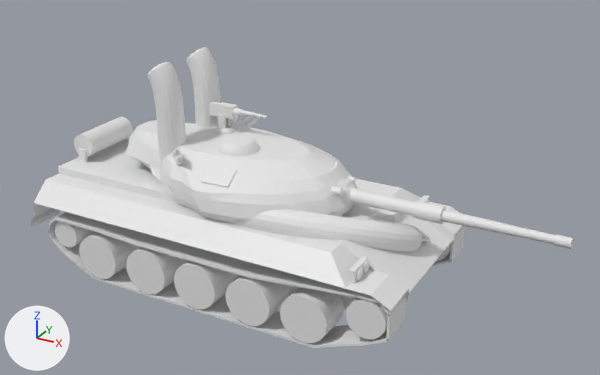
Before and after pictures for a commit that changed the Blender file Assets/Prefab/Player/Stb1.blend.
One viewpoint serves both versions: a 50 mm camera at (7.86, -11.25, 7.56) aimed at (1.61, 0.11, 1.88). The lights are fixed; the arrows at lower left show +X, +Y and +Z.

In view in the first picture: 'antennaLeft', 'antennaRight', 'cable', 'canon', 'gatlingGun', 'hull', 'lightsFront', 'skirt', 'tankTrack ', 'turret', 'wheel'.
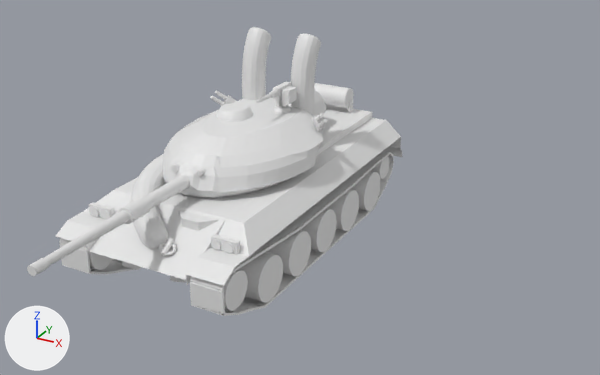
Where the newer file only moved an object's origin or applied its transform, the numbers keep the older frame.

Boxes [x1, y1, x2, y2] around the edits, measured in the pictures (600 x 375 px):
'skirt', moved, turned: before [31, 174, 462, 311]; after [55, 118, 402, 286]
'turret', reshaped (29% narrower): before [126, 112, 358, 223]; after [163, 90, 327, 198]
'wheel', moved, turned: before [55, 221, 451, 343]; after [89, 156, 389, 311]
'hull', moved, turned: before [58, 117, 453, 309]; after [86, 83, 372, 282]
'tankTrack ', moved, turned: before [48, 212, 465, 348]; after [59, 151, 394, 316]
'cable', moved, turned: before [228, 209, 423, 252]; after [131, 154, 168, 249]
'canon', reshaped (27% narrower, 66% taller): before [350, 188, 573, 249]; after [27, 174, 190, 276]
'antennaRight', moved, turned: before [147, 62, 186, 161]; after [242, 27, 271, 100]
'antennaLeft', moved, turned: before [186, 47, 221, 128]; after [290, 33, 321, 116]
'gatlingGun', reshaped (30% narrower): before [209, 102, 268, 129]; after [256, 81, 297, 108]
'lightsFront', moved, turned: before [348, 195, 430, 283]; after [89, 202, 240, 254]

The change, as a list of edits to the scene's bpy script:
```text
Change me_mesh_001:
    where me_mesh_001.from_pydata(...)  # 13 vertices, 0 faces, 12 loose edges; spans x 0.39..3.76, y -1.07..0.26, z -1.1..-0.67
    me_mesh_001 part 1: the whole mesh is moved by (-2.05, 0.76, 0.76)
Change me_cube_002:
    where me_cube_002.from_pydata(...)  # 2231 vertices, 1184 faces; spans x -36.8..28.9, y -15.5..15.4, z -17.5..19.7
    used by ob_hull; location = (0.38, -0.02, 1.15); rotation_euler = (0.0, 1.08, 0.0), in degrees (0, 62, 0); scale = (0.0664, 0.0664, 0.164)
    me_cube_002 part 2: the whole mesh is moved by (25.0, -0.4, 14.9)
Change me_cylinder_006:
    where me_cylinder_006.from_pydata(...)  # 448 vertices, 238 faces; spans x -1.0..24.2, y -2.6..1.5, z -1.3..1.3
    used by ob_wheel; location = (-2.19, 1.34, 0.84); rotation_euler = (1.571, 0.0, 0.0), in degrees (90, 0, 0); scale = (0.257, 0.257, 0.257)
    me_cylinder_006 part 3: the whole mesh is moved by (-11.1, 0.7, 0.0)
Change me_plane_003:
    where me_plane_003.from_pydata(...)  # 92 vertices, 90 faces; spans x -32.5..1.8, y -1.0..1.0, z -3.8..0.0
    used by ob_tanktrack; location = (3.72, 1.34, 1.28); scale = (0.193, 0.304, 0.304)
    me_plane_003 part 4: the whole mesh is moved by (12.3, 0.0, 1.6)
Change me_plane_002:
    where me_plane_002.from_pydata(...)  # 34 vertices, 21 faces; spans x -17.1..3.5, y -0.9..1.1, z -2.5..0.0
    used by ob_skirt; location = (2.91, 1.32, 1.69); scale = (0.341, 0.341, 0.341)
    me_plane_002 part 5: the whole mesh is moved by (8.0, 0.0, 1.4)
Change me_cylinder_012:
    where me_cylinder_012.from_pydata(...)  # 7069 vertices, 3584 faces, 5 loose edges; spans x -6.7..8.7, y -25.2..17.3, z -2.3..45.6
    used by ob_turret; location = (2.49, -0.28, 2.16); rotation_euler = (0.0, 1.571, 0.0), in degrees (0, 90, 0); scale = (-0.0668, -0.0668, -0.092)
    me_cylinder_012 part 6: the whole mesh is multiplied about its middle by the matrix ((1.0, 0.0, 0.0), (0.0, 0.0, -1.377), (0.0, 0.726, 0.0)), then moved by (0.0, -19.7, 6.3)
Change me_cylinder_010:
    where me_cylinder_010.from_pydata(...)  # 2032 vertices, 1028 faces; spans x -10.2..1.94, y -5.42..2.16, z -1.0..3.36
    used by ob_gatlinggun; location = (0.59, 0.33, 2.95); rotation_euler = (0.0, 1.571, 0.0), in degrees (0, 90, 0); scale = (-0.0422, -0.0422, -0.266)
    me_cylinder_010 part 7: the whole mesh is multiplied about its middle by the matrix ((1.0, 0.0, 0.0), (0.0, 0.0, -6.296), (0.0, 0.159, 0.0)), then moved by (0.0, -26.76, -0.24)
Change me_cylinder_002:
    where me_cylinder_002.from_pydata(...)  # 10000 vertices, 3006 faces; spans x -4.3..-0.1, y -6.0..-1.9, z -39.8..-0.3
    used by ob_canon; location = (2.49, -0.28, 2.16); rotation_euler = (0.0, 1.571, 0.0), in degrees (0, 90, 0); scale = (-0.0668, -0.0668, -0.092)
    me_cylinder_002 part 8: the whole mesh is multiplied about its middle by the matrix ((1.0, 0.0, 0.0), (0.0, 0.0, -1.377), (0.0, 0.726, 0.0)), then moved by (0.0, 37.7, 47.9)
Change ob_cable:
    ob_cable.location: (0.0, 0.0, 2.45) -> (-0.82, -0.25, 1.69)
    ob_cable.rotation_euler: (0.0, 0.0, 0.0) -> (0.0, 0.0, 4.712)  # degrees (0, 0, 0) -> degrees (0, 0, 270)
Change ob_lightsfront:
    ob_lightsfront.location: (3.4, 1.26, 1.46) -> (1.19, -1.63, 1.46)
    ob_lightsfront.rotation_euler: (0.0, 0.0, 0.0) -> (0.0, 0.0, 4.712)  # degrees (0, 0, 0) -> degrees (0, 0, 270)
Change ob_hull:
    ob_hull.location: (0.38, -0.02, 1.15) -> (-0.06, 4.35, 1.46)
    ob_hull.rotation_euler: (0.0, 1.08, 0.0) -> (0.0, 1.08, 4.712)  # degrees (0, 62, 0) -> degrees (0, 62, 270)
Change ob_wheel:
    ob_wheel.location: (-2.19, 1.34, 0.84) -> (1.28, 1.14, 0.67)
    ob_wheel.rotation_euler: (1.571, 0.0, 0.0) -> (1.571, 0.0, 4.712)  # degrees (90, 0, 0) -> degrees (90, 0, 270)
Change ob_tanktrack:
    ob_tanktrack.location: (3.72, 1.34, 1.28) -> (1.28, 0.46, 0.79)
    ob_tanktrack.rotation_euler: (0.0, 0.0, 0.0) -> (0.0, 0.0, 4.712)  # degrees (0, 0, 0) -> degrees (0, 0, 270)
Change ob_skirt:
    ob_skirt.location: (2.91, 1.32, 1.69) -> (1.25, 1.63, 1.22)
    ob_skirt.rotation_euler: (0.0, 0.0, 0.0) -> (0.0, 0.0, 4.712)  # degrees (0, 0, 0) -> degrees (0, 0, 270)
Change ob_antennaleft:
    ob_antennaleft.location: (-0.5, 0.49, 3.1) -> (0.48, 2.37, 3.13)
    ob_antennaleft.rotation_euler: (3.194, 1.542, 1.571) -> (3.194, 1.542, 6.283)  # degrees (183, 88, 90) -> degrees (183, 88, 360)
Change ob_antennaright:
    ob_antennaright.location: (-0.5, -0.6, 3.1) -> (-0.62, 2.37, 3.13)
    ob_antennaright.rotation_euler: (3.194, 1.542, 1.571) -> (3.194, 1.542, 6.283)  # degrees (183, 88, 90) -> degrees (183, 88, 360)
```
